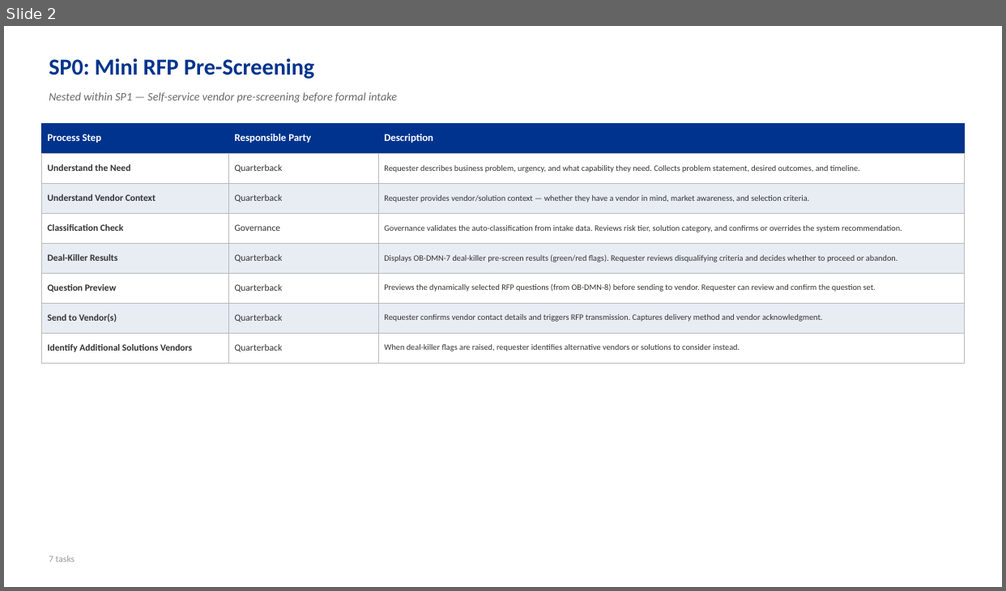
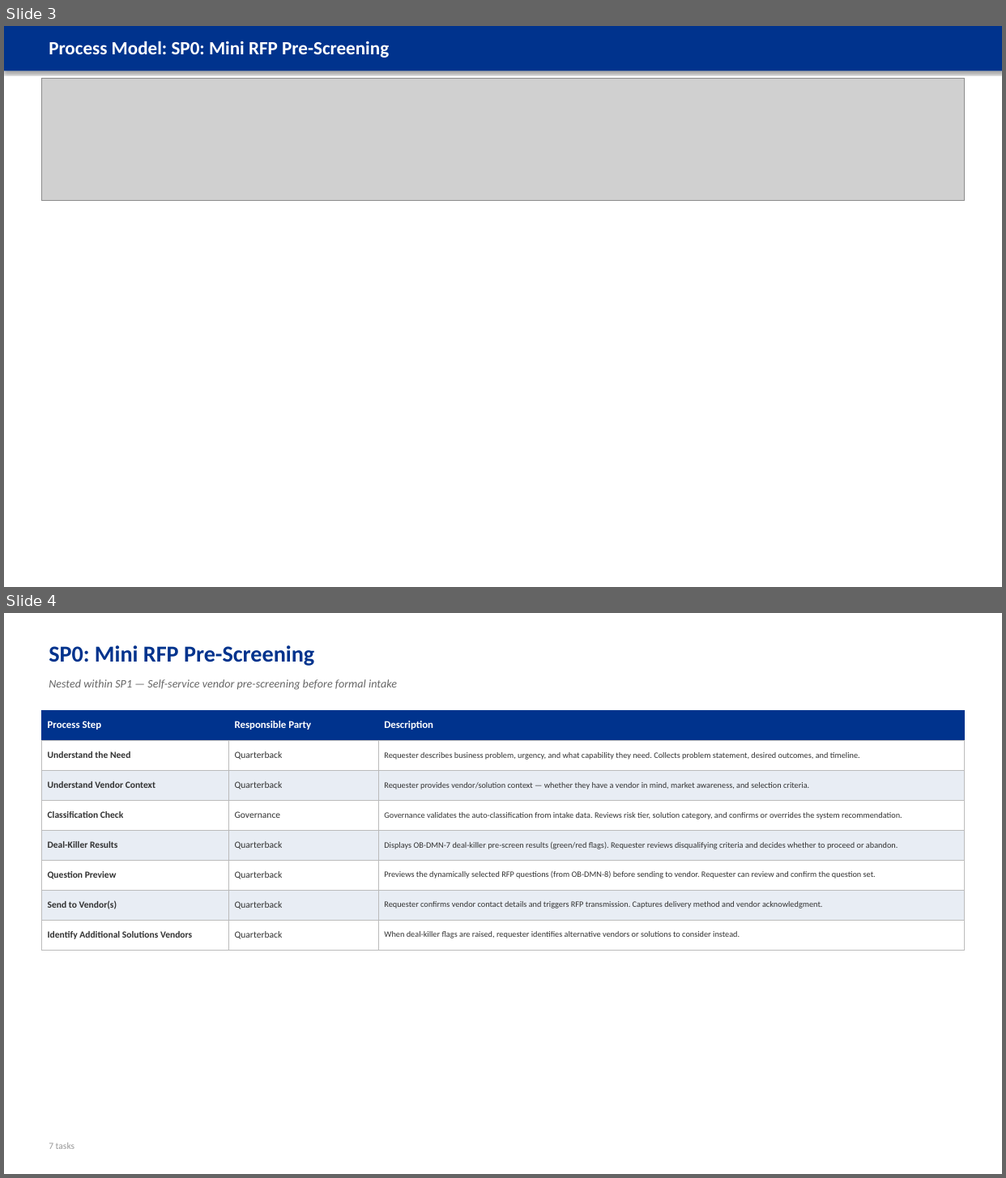
Before and after one commit to proth1/sla, a slide deck: docs/presentations/user-task-inventory.pptx. Shown one above the other, each under a label of ours: slide 2 before the commit, slides 3 and 4 after it. The pictures are 1006x591 and 1006x1178 pixels, drawn with LibreOffice and Linux fonts; fonts in the diff are those of the drawing; grey boxes stand for pictures. Boxes give left, top, right and bottom in pixels: in the first picture for what was removed or moved away, otherwise in the second. Text is boxed around its words. In the diff, an @@ line names an element or a change of style, - is before the commit and + after.

```diff
--- a/docs/presentations/user-task-inventory.pptx
+++ b/docs/presentations/user-task-inventory.pptx
@@ slide 3 added at (4, 26, 1002, 587), background #FFFFFF @@
@@ rectangle added at (4, 26, 1002, 71), fill #00338D @@
@@ text added at (49, 41, 389, 58), 18 pt, text #FFFFFF, bold @@
+Process Model: SP0: Mini RFP Pre-Screening
@@ picture added at (41, 79, 965, 201) @@
@@ what was slide 2 is now slide 4 @@
```
Also in this commit, not shown: 2 slides changed, 10 other slides added, 11 other files.
